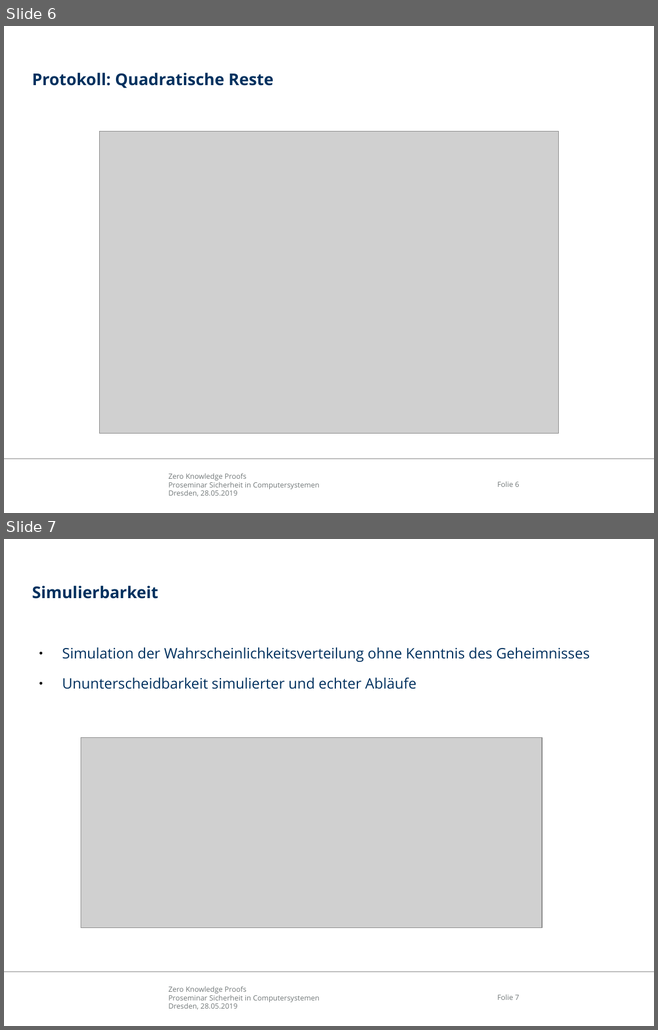
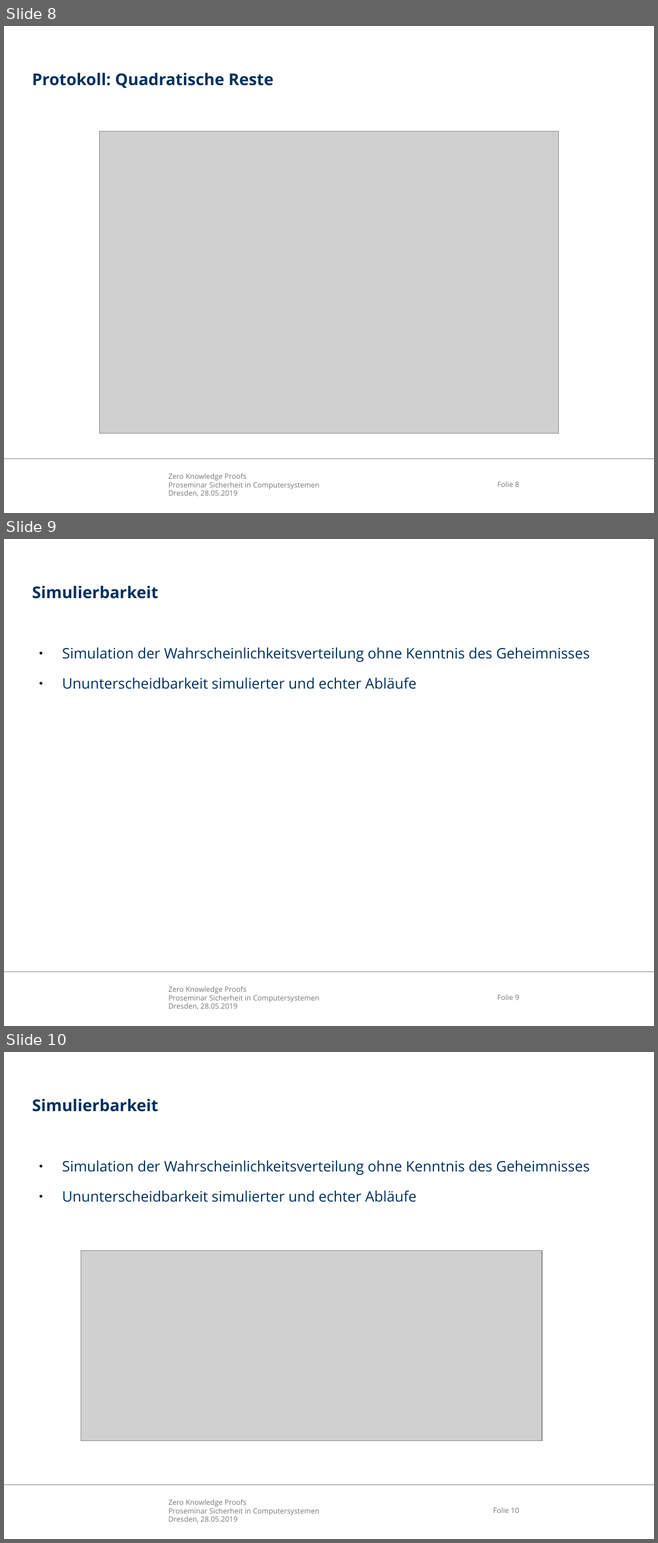
Before and after one commit to mostermann96/Presentations, a slide deck: ZKP.odp. Shown one above the other, each under a label of ours: slides 6 and 7 before the commit, slides 8, 9 and 10 after it. The pictures are 658x1030 and 658x1543 pixels, drawn with LibreOffice and Linux fonts; fonts in the diff are those of the drawing; grey boxes stand for pictures; background and template pictures are left out. Boxes give left, top, right and bottom in pixels: in the first picture for what was removed or moved away, otherwise in the second. Text is boxed around its words. In the diff, an @@ line names an element or a change of style, - is before the commit and + after.

```diff
--- a/ZKP.odp
+++ b/ZKP.odp
@@ slide 9 added at (4,539,654,1026), background #FFFFFF; not listed: 3 template elements that a slide beside it also shows @@
@@ title added at (32,585,158,599), 18 pt, text #00305E, bold @@
+Simulierbarkeit
@@ text added at (62,647,589,689), 16 pt, text #00305E @@
+● Simulation der Wahrscheinlichkeitsverteilung ohne Kenntnis des Geheimnisses
+● Ununterscheidbarkeit simulierter und echter Abläufe
@@ what was slide 6 is now slide 8 @@
@@ what was slide 7 is now slide 10 @@
@@ page number at (493,1507,518,1513): text changed @@
-Folie 7
+Folie 10
```
Also in this commit, not shown: 2 other slides added, 1 other file.
